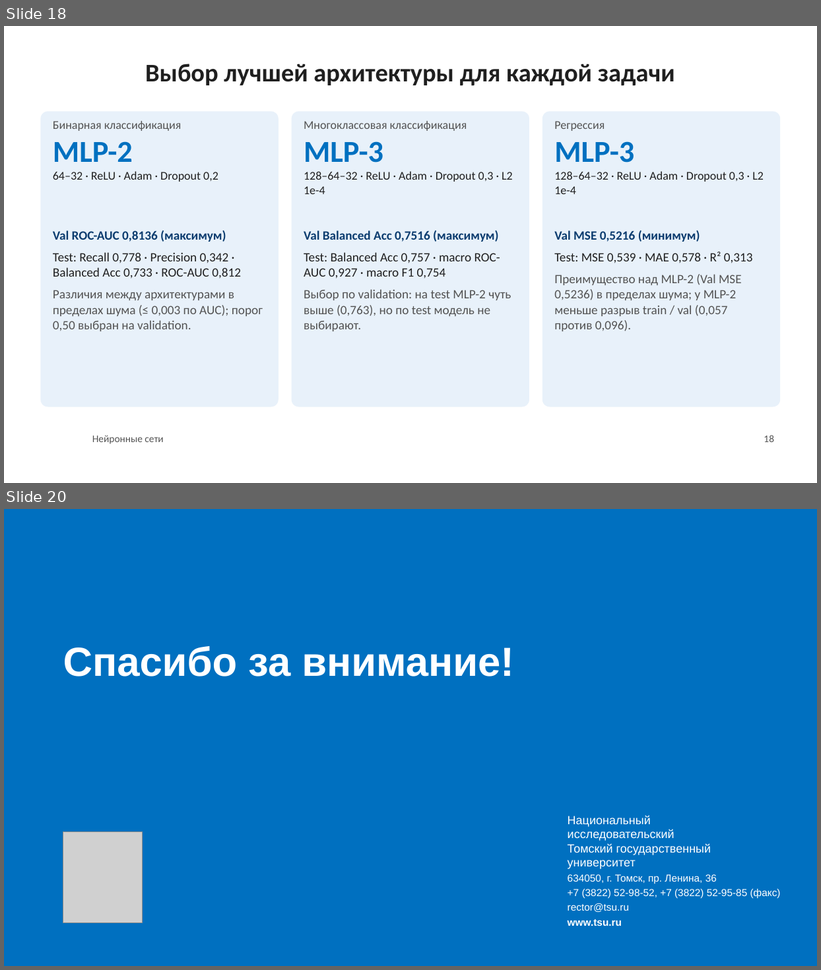
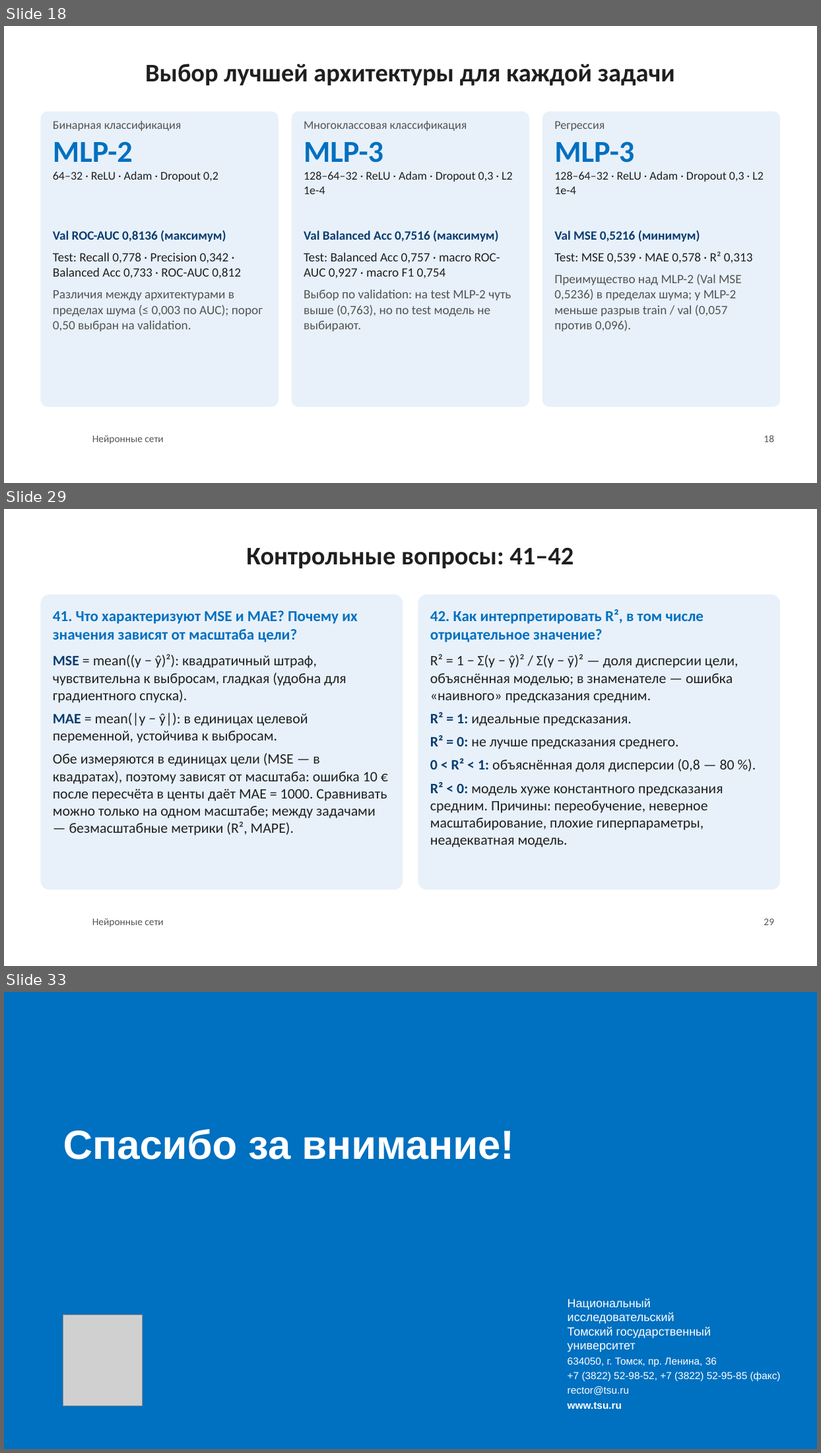
Before and after one commit to sergeydorof/neural_networks_labs, a slide deck: lab1/NN_Lab1_presentation.pptx. Shown one above the other, each under a label of ours: slides 18 and 20 before the commit, slides 18, 29 and 33 after it; the slides between them are not shown. The pictures are 821x970 and 821x1453 pixels, drawn with LibreOffice and Linux fonts; fonts in the diff are those of the drawing; grey boxes stand for pictures; background and template pictures are left out. Boxes give left, top, right and bottom in pixels: in the first picture for what was removed or moved away, otherwise in the second. Text is boxed around its words. In the diff, an @@ line names an element or a change of style, - is before the commit and + after.

```diff
--- a/lab1/NN_Lab1_presentation.pptx
+++ b/lab1/NN_Lab1_presentation.pptx
@@ slide 29 added at (4,509,817,966), background #FFFFFF; not listed: 1 template element that a slide beside it also shows @@
@@ title added at (246,547,574,568), 30 pt, text #1F1F1F, bold @@
+Контрольные вопросы: 41–42
@@ rounded rectangle added at (40,594,403,890), fill #E8F1FA @@
@@ rounded rectangle added at (418,594,781,890), fill #E8F1FA @@
@@ text added at (53,611,387,836), 17 pt, text #1F1F1F @@
+41. Что характеризуют MSE и MAE? Почему их значения зависят от масштаба цели?
+MSE = mean((y − ŷ)²): квадратичный штраф, чувствительна к выбросам, гладкая (удобна для градиентного спуска).
+MAE = mean(|y − ŷ|): в единицах целевой переменной, устойчива к выбросам.
+Обе измеряются в единицах цели (MSE — в квадратах), поэтому зависят от масштаба: ошибка 10 € после пересчёта в центы даёт MAE = 1000. Сравнивать можно только на одном масштабе; между задачами — безмасштабные метрики (R², MAPE).
@@ text added at (430,609,739,848), 17 pt, text #1F1F1F @@
+42. Как интерпретировать R², в том числе отрицательное значение?
+R² = 1 − Σ(y − ŷ)² / Σ(y − ȳ)² — доля дисперсии цели, объяснённая моделью; в знаменателе — ошибка «наивного» предсказания средним.
+R² = 1: идеальные предсказания.
+R² = 0: не лучше предсказания среднего.
+0 < R² < 1: объяснённая доля дисперсии (0,8 — 80 %).
+R² < 0: модель хуже константного предсказания средним. Причины: переобучение, неверное масштабирование, плохие гиперпараметры, неадекватная модель.
@@ page number added at (764,919,774,925), 12 pt, text #535353 @@
+29
@@ what was slide 20 is now slide 33 @@
```
Also in this commit, not shown: 1 slide changed, 12 other slides added, 5 other files.
